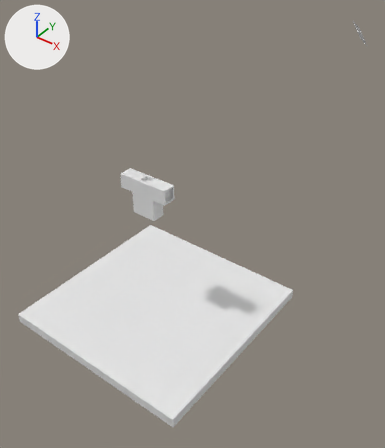
What one commit did to the Blender file blender/Syndicate.blend.
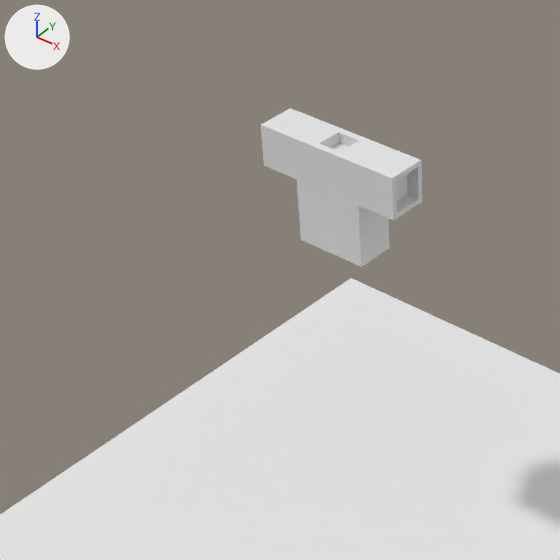
Each version is shown whole from a 50 mm lens placed at (8.47, -8.83, 7.65), pointed at (1.31, 0.45, -0.32), then close up on the part from 9% to 57% of the width and 29% to 71% of the height. Every picture has the same lights, and +X, +Y and +Z are marked at upper left.

The first close-up shows 'Cube', 'Main'.
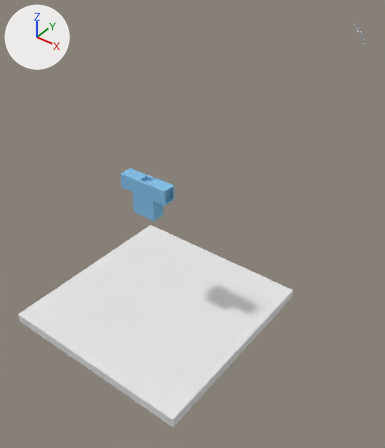
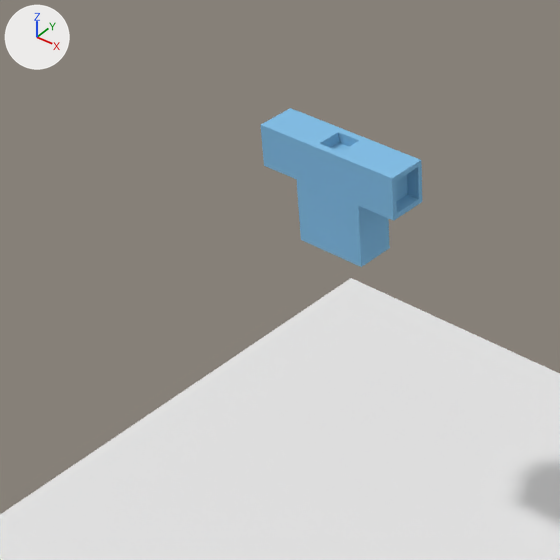
Pixel boxes (x1, y1, x2, y2) of what changed, in the close-ups (560 x 560 px):
'Main', recoloured (grey to blue): (261, 108, 422, 267) in both

Edits to the bpy script that builds the scene:
```text
Add mat_material_001:
    mat_material_001 = diffuse_material('Material.001')
    mat_material_001.base_color = (0.235, 0.525, 0.8)  # blue #85c0e7
Change me_cube_002:
    where me_cube_002.from_pydata(...)  # 66 vertices, 64 faces; spans x -0.77..0.77, y -0.02..0.37, z -0.37..0.7
    add me_cube_002.materials.append(mat_material_001)  # blue #85c0e7
```
